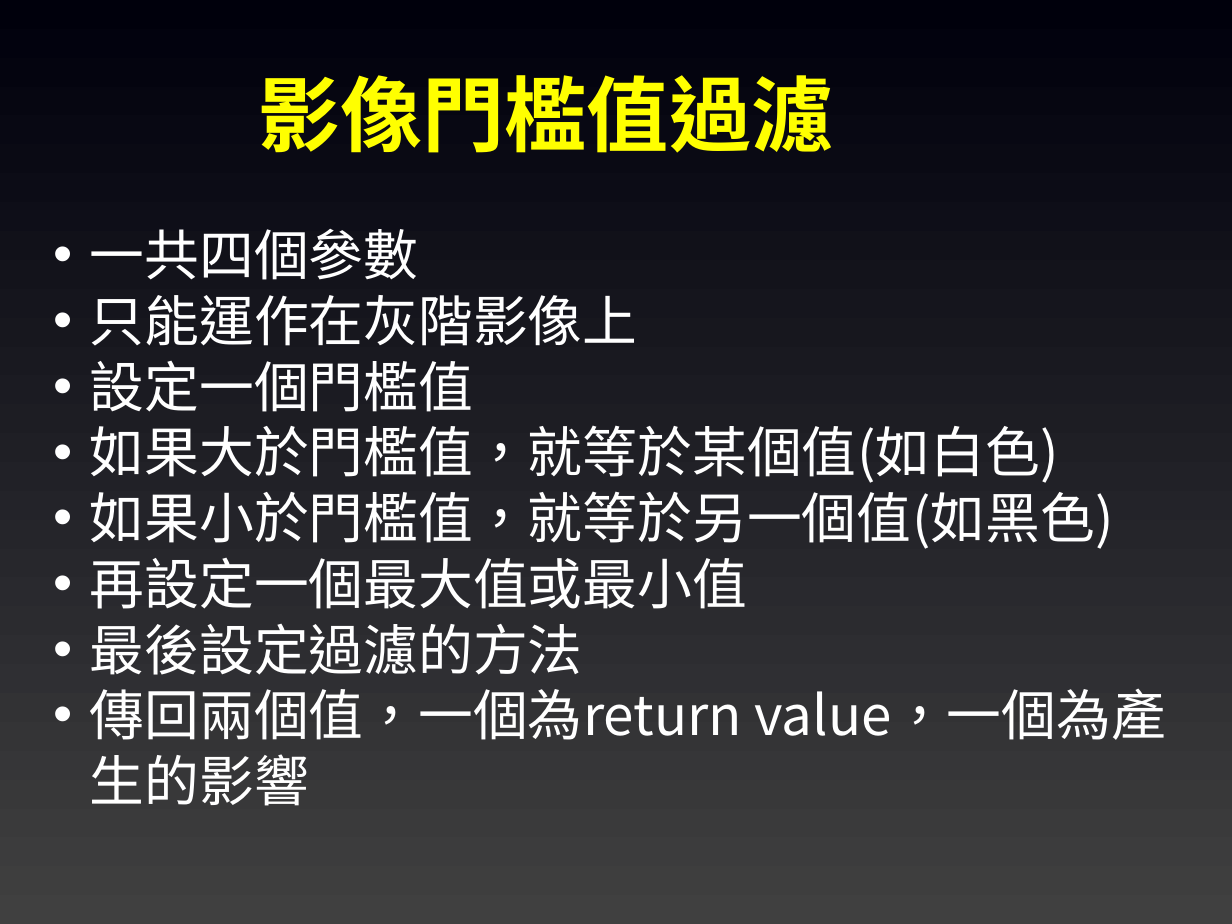
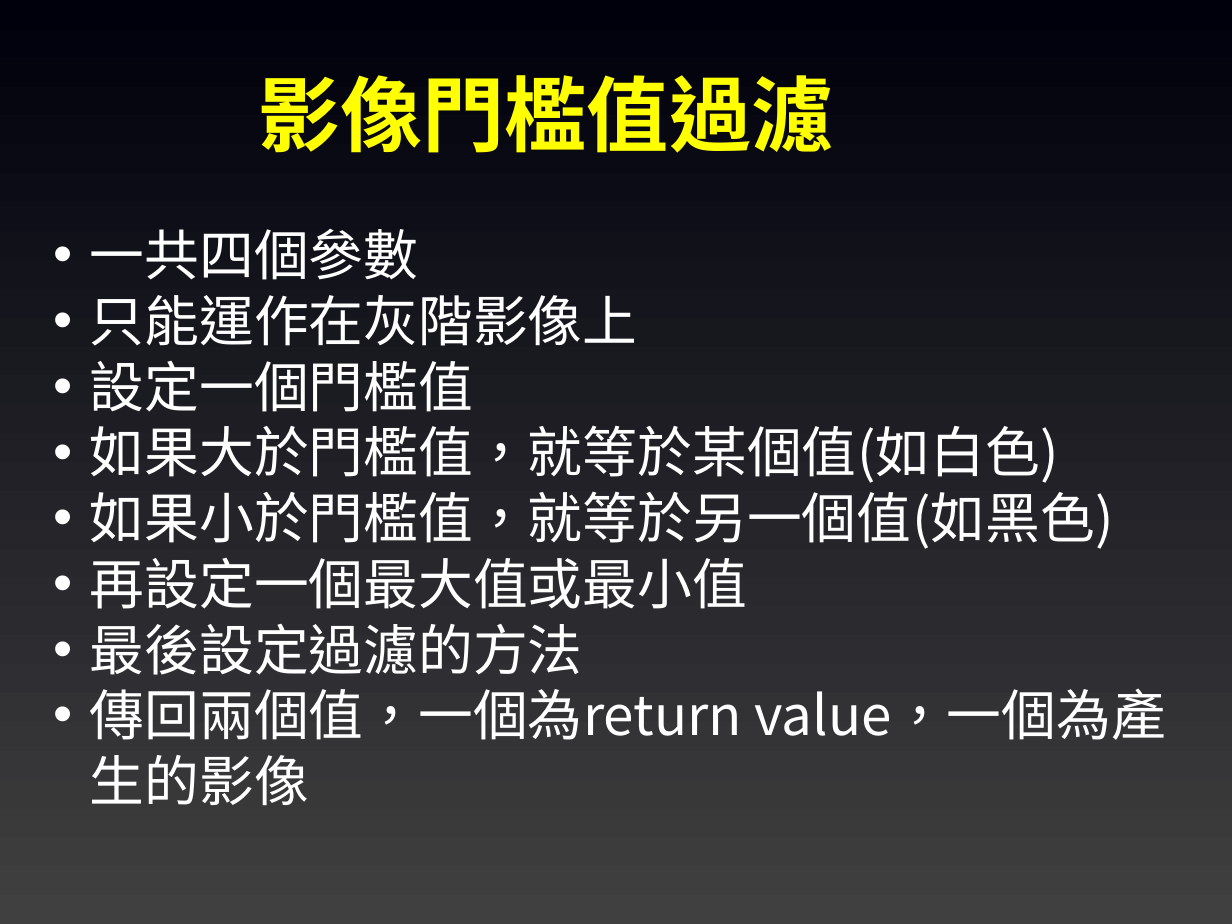
Before and after one commit to joshhu/must_opencv, a slide deck: slide 33 of Slides/04. OpenCV影像處理.pptx (slide 32 before the commit). Drawn at 1232x924 pixels with LibreOffice and Linux fonts; fonts in the diff are those of the drawing. Boxes give left, top, right and bottom in pixels: in the first picture for what was removed or moved away, otherwise in the second. Text is boxed around its words. In the diff, an @@ line names an element or a change of style, - is before the commit and + after.

```diff
--- a/Slides/04. OpenCV影像處理.pptx
+++ b/Slides/04. OpenCV影像處理.pptx
@@ text at [90, 688, 1165, 806]: text changed @@
-• 傳回兩個值，一個為return value，一個為產生的影響
+• 傳回兩個值，一個為return value，一個為產生的影像
```
Also in this commit, not shown: 1 slide added, 5 other files.
